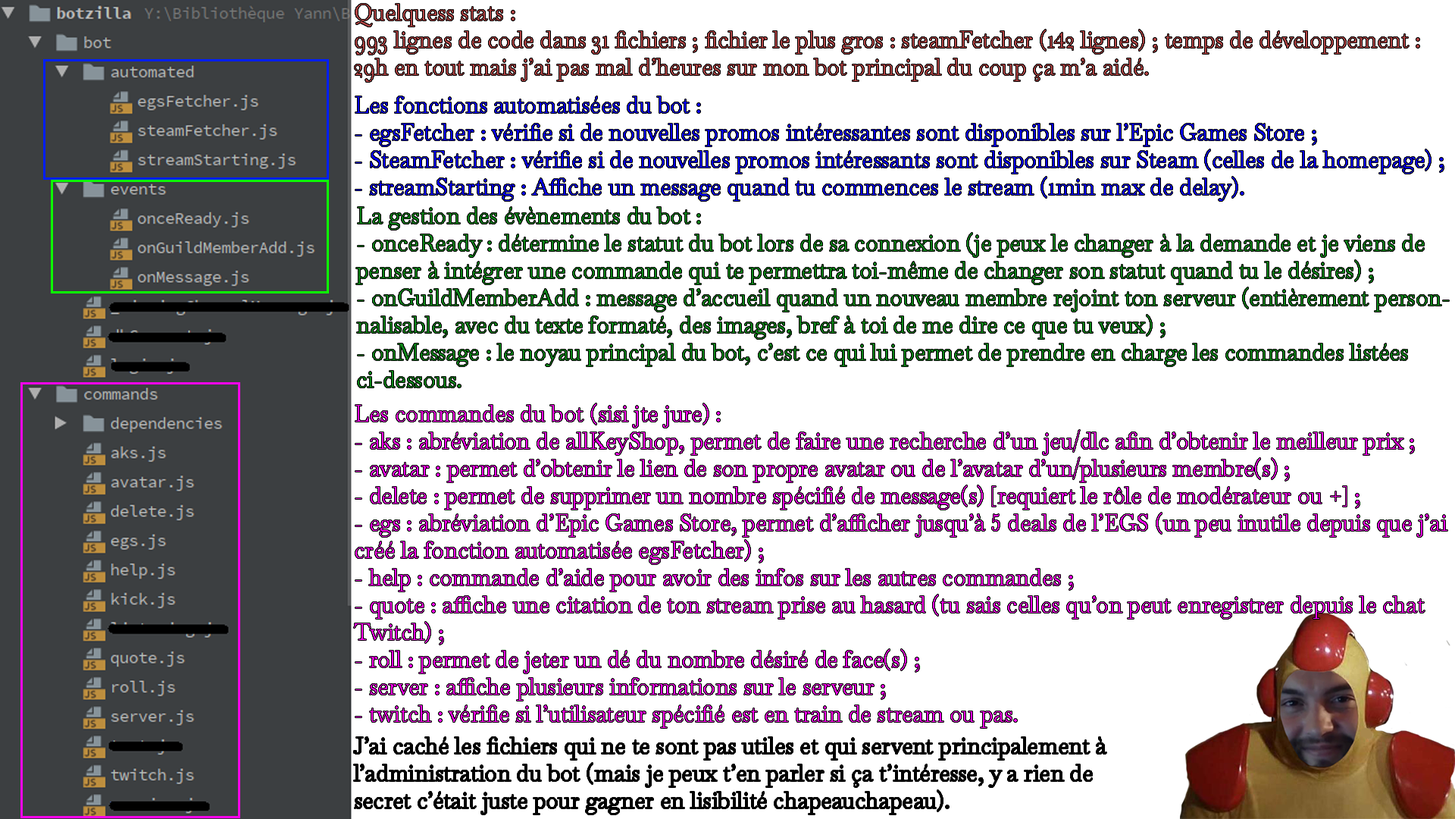
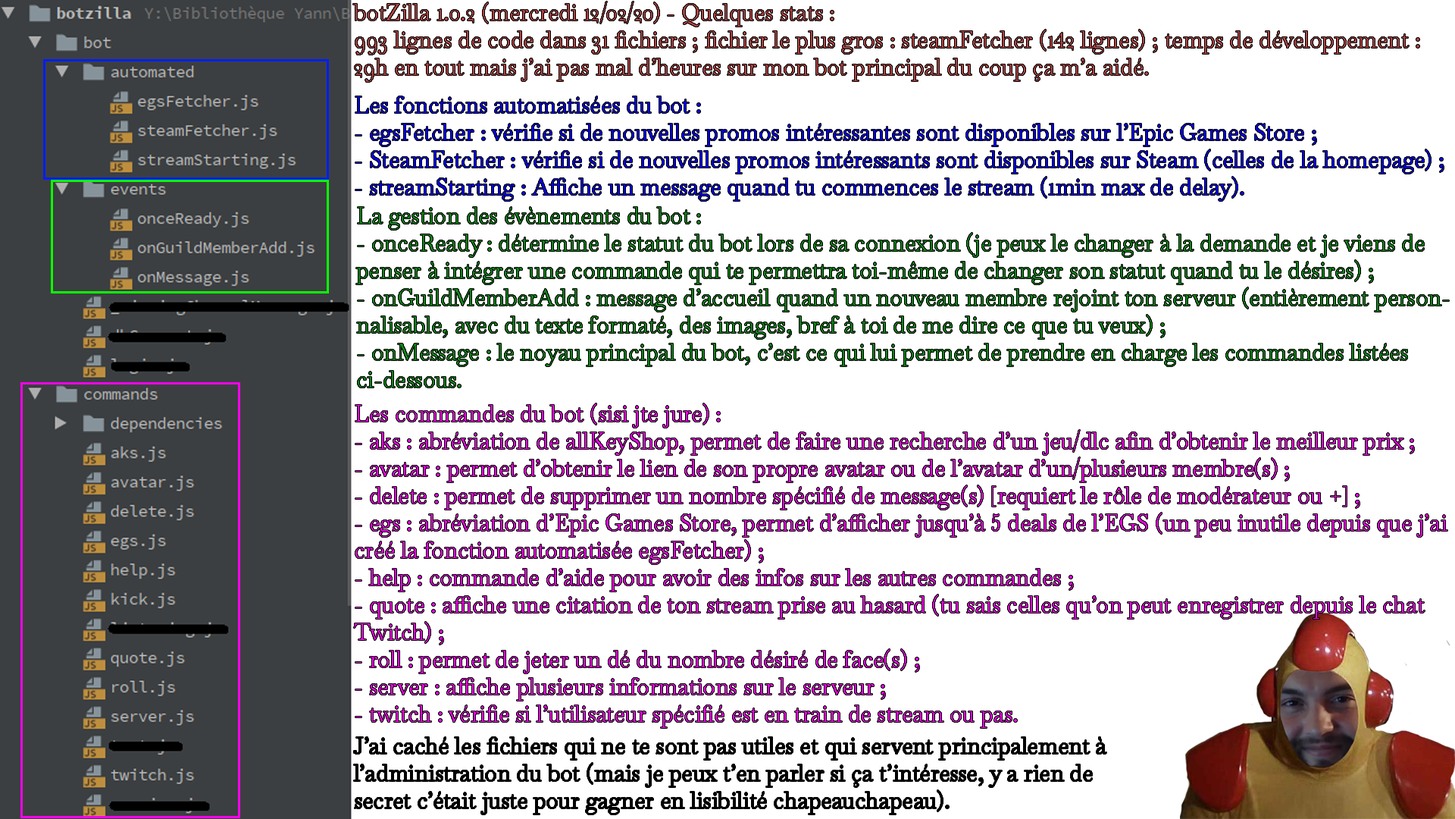
Revision of a layered w=1455, h=819 image; what changed, layer by layer:
renamed "Quelquess stats : 993 lignes de code dans 31 fichiers ; fichier" to "botZilla 1.0.2 (mercredi 12/02/20) - Quelques stats : 993 ligne", painted on it over 353, 1, 835, 28
